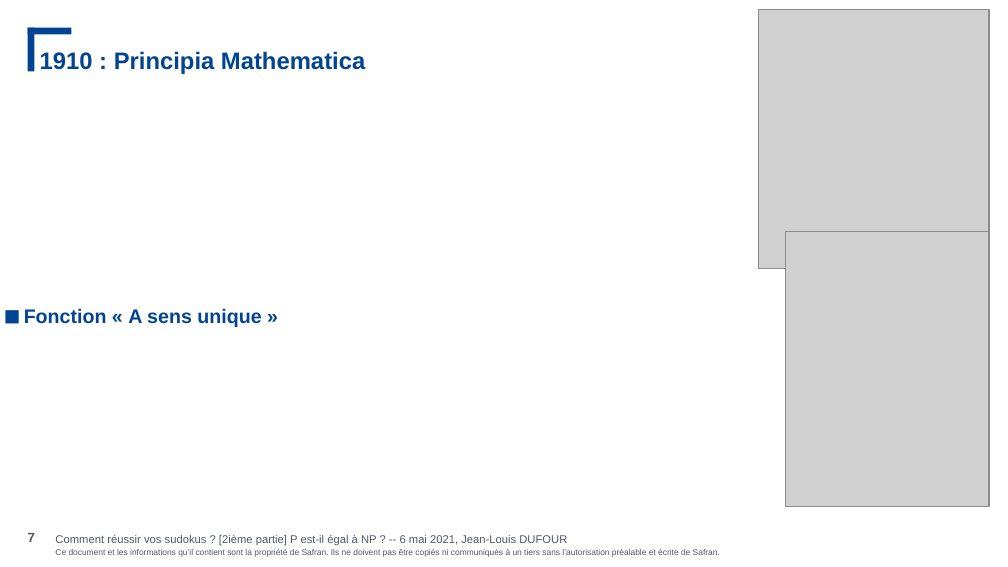
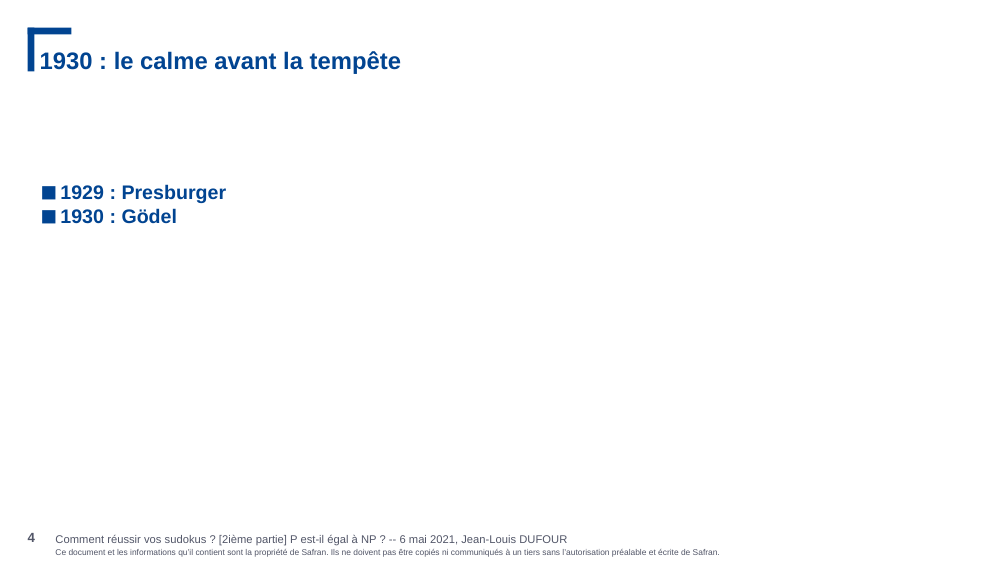
Before and after one commit to JeanLouisDufour/cours_comp, a slide deck: slide 4 of decidability.pptx (slide 7 before the commit). Drawn at 1008x567 pixels with LibreOffice and Linux fonts; fonts in the diff are those of the drawing; grey boxes stand for pictures; background and template pictures are left out. Boxes give left, top, right and bottom in pixels: in the first picture for what was removed or moved away, otherwise in the second. Text is boxed around its words. In the diff, an @@ line names an element or a change of style, - is before the commit and + after.

```diff
--- a/decidability.pptx
+++ b/decidability.pptx
@@ picture removed at bbox=[758, 10, 989, 269] @@
@@ title at bbox=[40, 51, 401, 74]: text changed @@
-1910 : Principia Mathematica
+1930 : le calme avant la tempête
@@ text added at bbox=[60, 184, 227, 224], 14 pt, text #014491, bold @@
+■ 1929 : Presburger
+■ 1930 : Gödel
@@ picture removed at bbox=[786, 232, 990, 507] @@
@@ text removed at bbox=[24, 308, 261, 327] @@
-■ Fonction « A sens unique »
@@ page number at bbox=[28, 533, 35, 542]: text changed @@
-7
+4
```
Also in this commit, not shown: 11 other slides changed, 1 other file.
